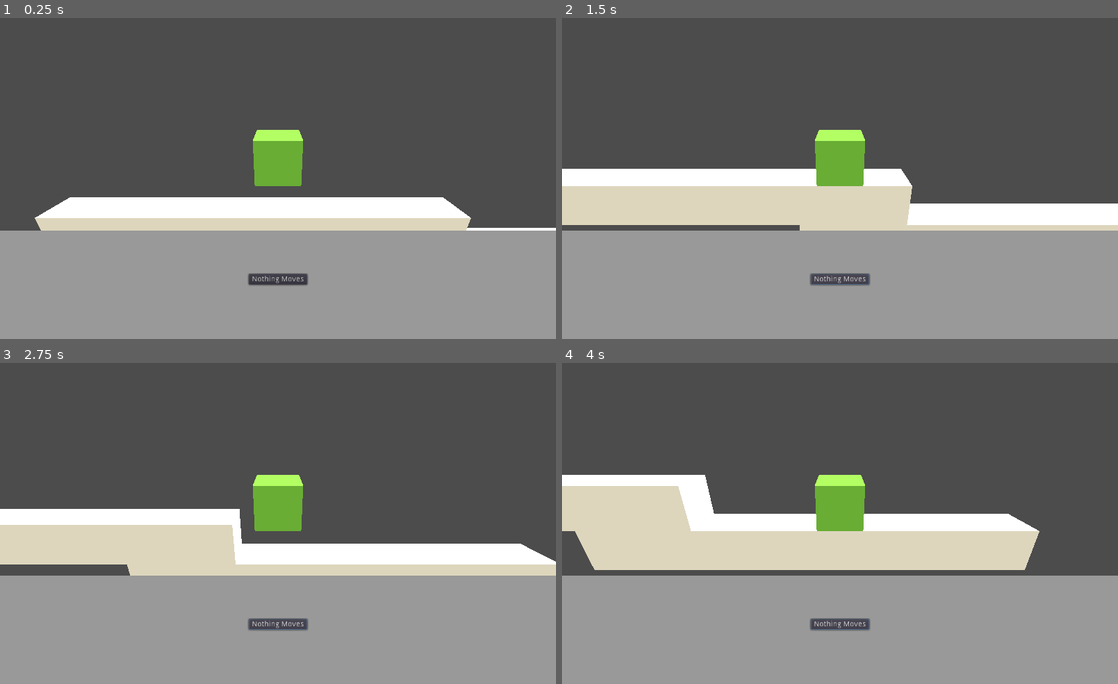
Above: before the commit, frames 1-4 (two rows, left to right).
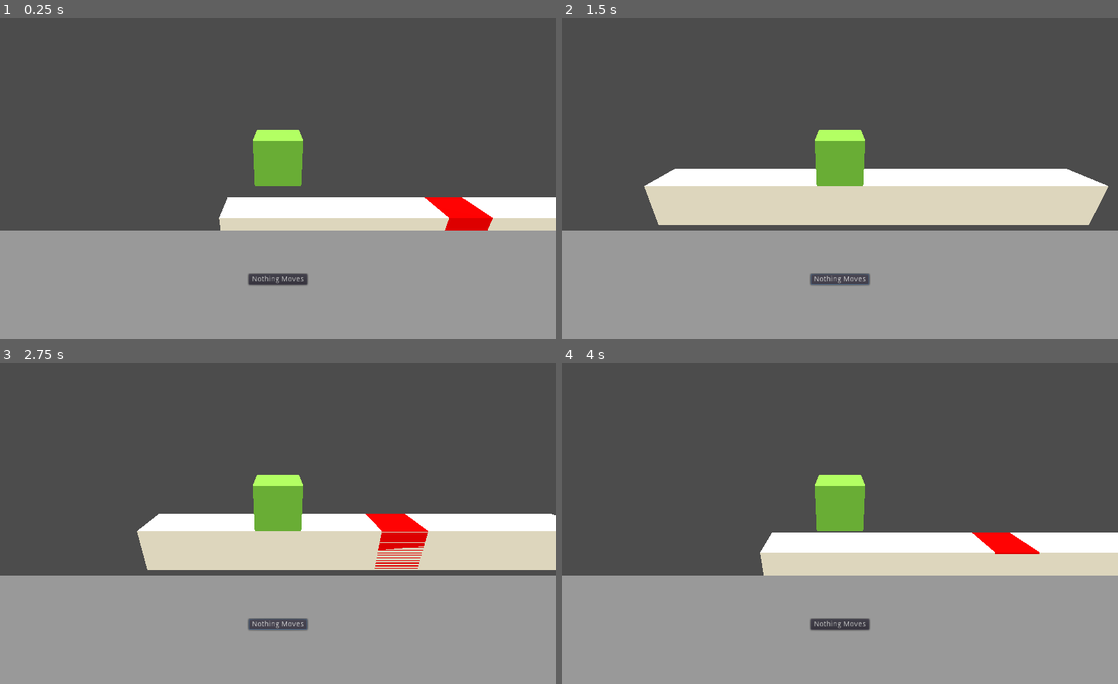
Above: after the commit, the same moments.

Repository: adngdb/ldjam45
Game: Godot game, scene res://Scenes/Main.tscn
Two runs of this game, one before a commit and one after it. Both use one fixed random seed, a clock stepped at 60 frames per second and the inputs below.
Inputs:
- Up to frame 1 (0.25 s): no input
- Up to frame 2 (1.5 s): click "Nothing Moves" at 0.5 s; click "Nothing Moves" at 1.25 s
- Up to frame 3 (2.75 s): click "Nothing Moves" at 2 s
- Up to frame 4 (4 s): no input

The runs differ from the first frame. In frame 1, 5.4% of the frame differs, in the area x 6-100%, y 55-67%; in frame 2, 10%; in frame 3, 15%; in frame 4, 17%, in the area x 0-100%, y 34-84%.

Commit message:
Add fire, make it kill the player and restart the level.

Diff:
--- /dev/null
+++ b/Scenes/Fire.tscn
@@ -0,0 +1,32 @@
+[gd_scene load_steps=6 format=2]
+
+[ext_resource path="res://Scripts/Fire.gd" type="Script" id=1]
+
+[sub_resource type="BoxShape" id=4]
+extents = Vector3( 1, 1.68539, 1 )
+
+[sub_resource type="BoxShape" id=5]
+
+[sub_resource type="CubeMesh" id=6]
+
+[sub_resource type="SpatialMaterial" id=7]
+albedo_color = Color( 1, 0, 0, 1 )
+
+[node name="Fire" type="Area"]
+collision_layer = 2
+script = ExtResource( 1 )
+
+[node name="TriggerZone" type="CollisionShape" parent="."]
+transform = Transform( 1, 0, 0, 0, 1, 0, 0, 0, 1, 0, 1, 0 )
+shape = SubResource( 4 )
+
+[node name="Floor" type="StaticBody" parent="."]
+collision_layer = 2
+
+[node name="CollisionShape" type="CollisionShape" parent="Floor"]
+shape = SubResource( 5 )
+
+[node name="MeshInstance" type="MeshInstance" parent="Floor"]
+mesh = SubResource( 6 )
+material/0 = SubResource( 7 )
+[connection signal="body_entered" from="." to="." method="_on_Fire_body_entered"]
--- a/Scenes/Level00.tscn
+++ b/Scenes/Level00.tscn
@@ -1,29 +1,23 @@
 [gd_scene load_steps=4 format=2]
+
+[ext_resource path="res://Scenes/Fire.tscn" type="PackedScene" id=1]
 
 [sub_resource type="CubeMesh" id=1]
 
-[sub_resource type="BoxShape" id=3]
-
-[sub_resource type="BoxShape" id=4]
+[sub_resource type="BoxShape" id=2]
 
 [node name="Level00" type="Spatial"]
 
 [node name="MeshInstance" type="MeshInstance" parent="."]
-transform = Transform( 10, 0, 0, 0, 1, 0, 0, 0, 1, 0, 0, 0 )
+transform = Transform( 10, 0, 0, 0, 1, 0, 0, 0, 1, 8.4543, 0, 0 )
 mesh = SubResource( 1 )
 material/0 = null
 
 [node name="StaticBody" type="StaticBody" parent="MeshInstance"]
+collision_layer = 4
 
 [node name="CollisionShape" type="CollisionShape" parent="MeshInstance/StaticBody"]
-shape = SubResource( 3 )
+shape = SubResource( 2 )
 
-[node name="MeshInstance2" type="MeshInstance" parent="."]
-transform = Transform( 10, 0, 0, 0, 1, 0, 0, 0, 1, 15, -2, 0 )
-mesh = SubResource( 1 )
-material/0 = null
-
-[node name="StaticBody" type="StaticBody" parent="MeshInstance2"]
-
-[node name="CollisionShape" type="CollisionShape" parent="MeshInstance2/StaticBody"]
-shape = SubResource( 4 )
+[node name="Fire" parent="." instance=ExtResource( 1 )]
+transform = Transform( 1, 0, 0, 0, 1, 0, 0, 0, 1, 10, 0, 0 )
--- a/Scenes/Player.tscn
+++ b/Scenes/Player.tscn
@@ -13,8 +13,9 @@
 albedo_color = Color( 0.47451, 0.807843, 0.282353, 1 )
 
 [node name="Player" type="RigidBody"]
+collision_mask = 6
 mode = 2
-physics_material_override = SubResource( 5 )
+physics_material_override = SubResource( 1 )
 script = ExtResource( 1 )
 velocity = 5.0
 
--- /dev/null
+++ b/Scripts/Fire.gd
@@ -0,0 +1,5 @@
+extends Area
+
+func _on_Fire_body_entered(body):
+	print(body)
+	State.kill_player()
--- a/Scripts/State.gd
+++ b/Scripts/State.gd
@@ -24,3 +24,7 @@
 func set_rule(index, rule):
 	if not rule in rules_active:
 		rules_active[index] = rule
+
+func kill_player():
+	print('player is dead')
+	get_tree().reload_current_scene()
--- a/project.godot
+++ b/project.godot
@@ -22,6 +22,12 @@
 
 State="*res://Scripts/State.gd"
 
+[layer_names]
+
+3d_physics/layer_1="Player"
+3d_physics/layer_2="Elements"
+3d_physics/layer_3="Ground"
+
 [rendering]
 
 quality/driver/driver_name="GLES2"
Not shown: 1 places in Scenes/Player.tscn that only renumber resources
